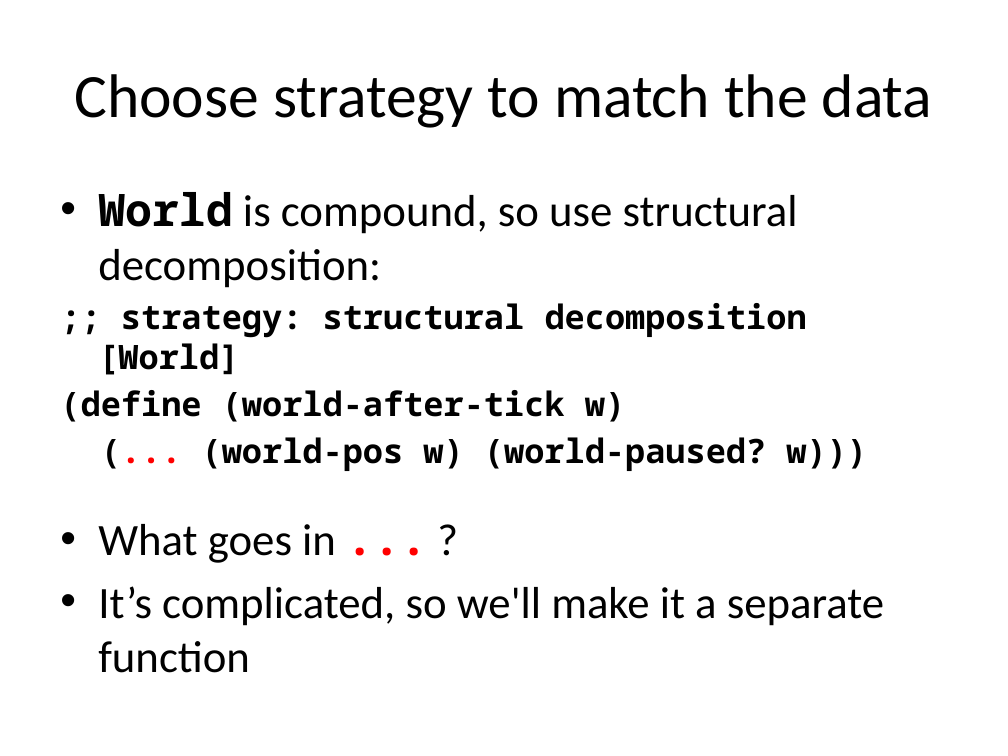
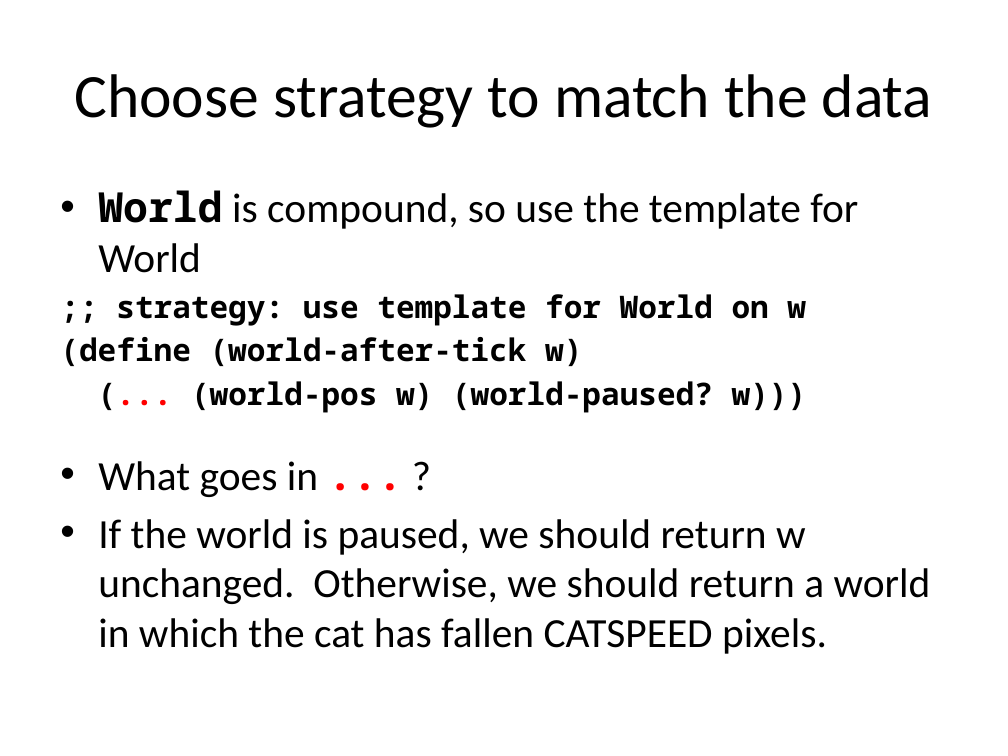
Before and after one commit to mwand/cs5010f16, a slide deck: slide 21 of Slides/Lesson 3.1 Introduction to Universe Programs.pptx. Drawn at 1008x756 pixels with LibreOffice and Linux fonts; fonts in the diff are those of the drawing. Boxes give left, top, right and bottom in pixels: in the first picture for what was removed or moved away, otherwise in the second. Text is boxed around its words. In the diff, an @@ line names an element or a change of style, - is before the commit and + after.

```diff
--- a/Slides/Lesson 3.1 Introduction to Universe Programs.pptx
+++ b/Slides/Lesson 3.1 Introduction to Universe Programs.pptx
@@ text at (98,190,858,326): text changed; size 32 to 29.6 pt @@
-• World is compound, so use structural decomposition:
-;; strategy: structural decomposition [World]
+• World is compound, so use the template for World
+;; strategy: use template for World on w
@@ text at (60,337,807,497): size 24 to 22.2 pt in "(define (world-after-tick w)", "(... (world-pos w) (world-paused? w)))"; size 32 to 29.6 pt in "What goes in ... ?" @@
@@ text at (98,519,931,654): text changed; size 32 to 29.6 pt @@
-• It’s complicated, so we'll make it a separate function
+• If the world is paused, we should return w unchanged. Otherwise, we should return a world in which the cat has fallen CATSPEED pixels.
```
Also in this commit, not shown: 6 other slides changed, 1 other file.
